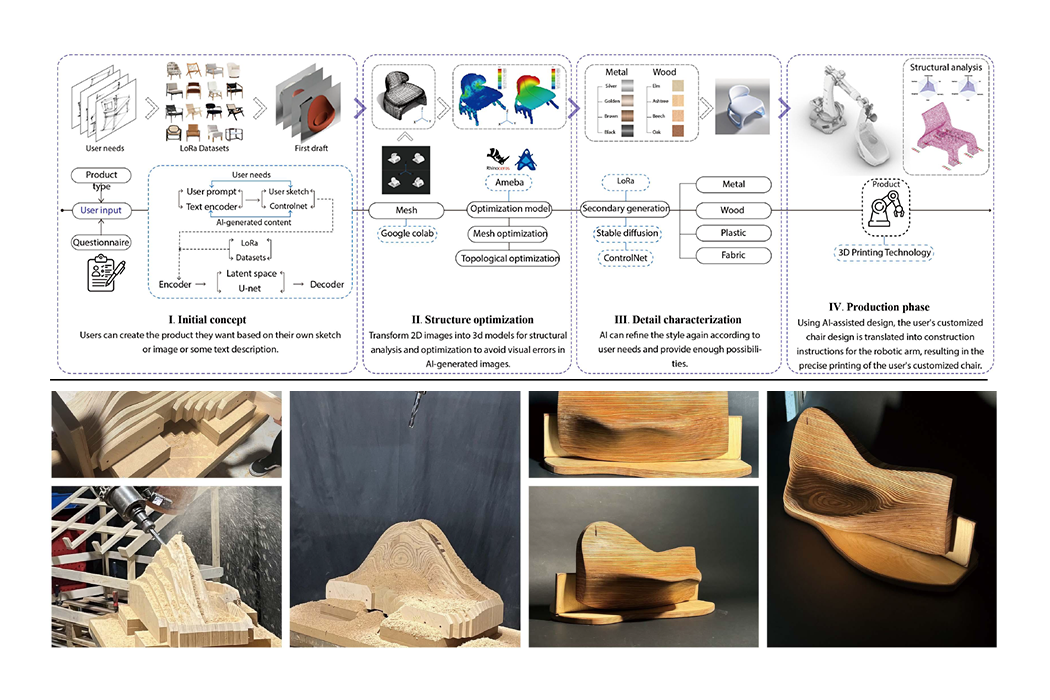
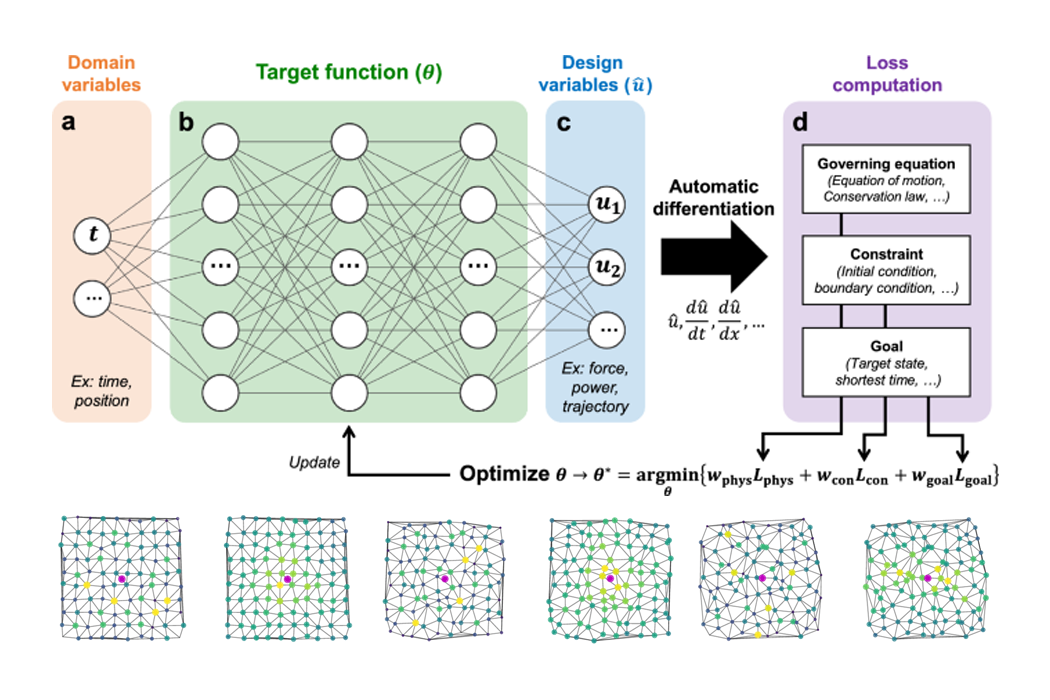
Layer changes from the first 1050×700 image to the second:
added layer "图层 3" above "图层 4" over [54, 509, 359, 647]
added layer "图层 4" above "图层 5" over [380, 511, 679, 645]
added layer "图层 5" above "图层 1" over [695, 507, 997, 645]
painted on "图层 1" over [49, 55, 999, 649]
removed layer "屏幕截图 2024-12-28 215736" over [50, 51, 996, 384]
